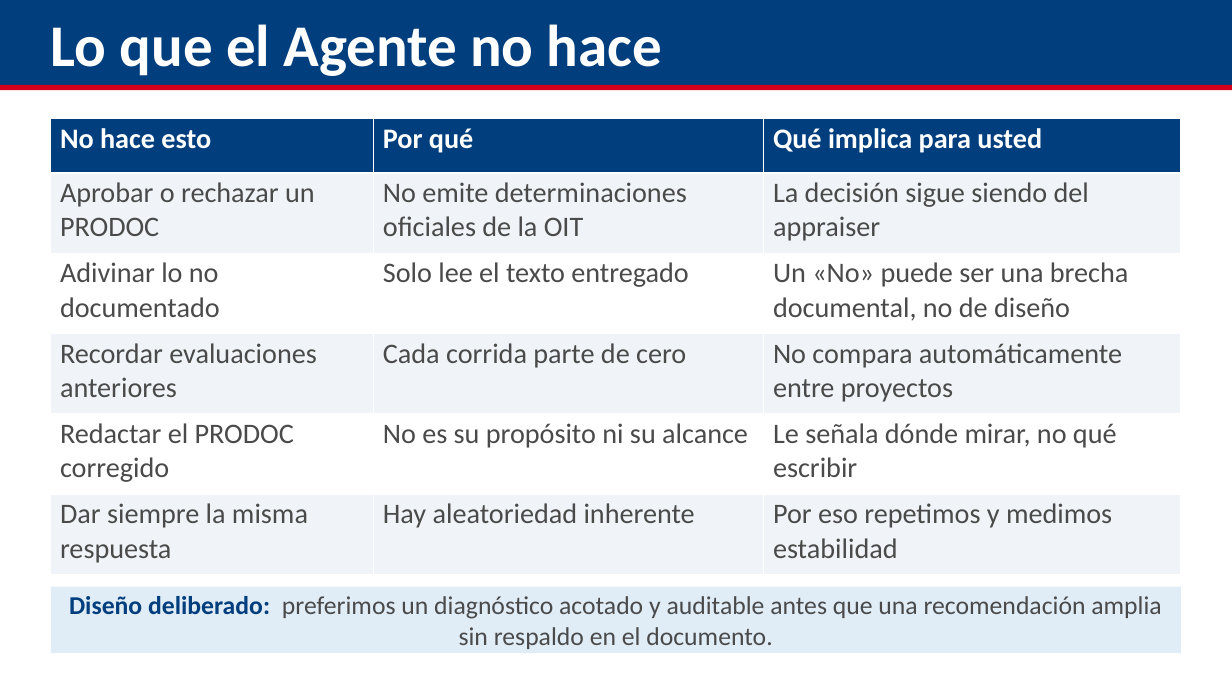
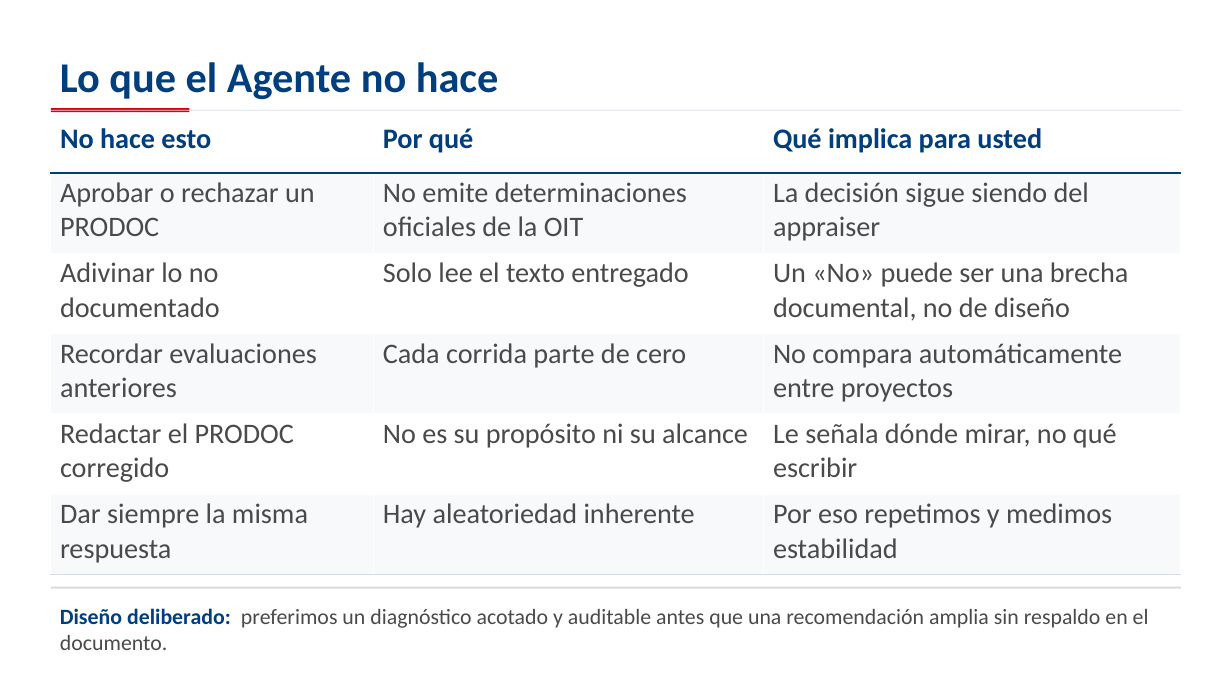
Before and after one commit to aevpsnow6-oss/deploy, a slide deck: slide 7 of presentation/capacitacion_appraisal/Capacitacion_Appraisal_GPT_Ahmed.pptx (slide 5 before the commit). Drawn at 1232x693 pixels with LibreOffice and Linux fonts; fonts in the diff are those of the drawing. Boxes give left, top, right and bottom in pixels: in the first picture for what was removed or moved away, otherwise in the second. Text is boxed around its words. In the diff, an @@ line names an element or a change of style, - is before the commit and + after.

```diff
--- a/presentation/capacitacion_appraisal/Capacitacion_Appraisal_GPT_Ahmed.pptx
+++ b/presentation/capacitacion_appraisal/Capacitacion_Appraisal_GPT_Ahmed.pptx
@@ rectangle removed at [0,0,1232,85] @@
@@ text "Lo que el Agente no ...": place and size @@
-text "Lo que el Agente no ..." at [51,24,662,76]
+text "Lo que el Agente no ..." at [60,62,499,99]
@@ text "Lo que el Agente no ..." at [60,62,499,99]: size 46 to 33 pt, text colour #FFFFFF to #003E7E @@
@@ table at [51,118,1180,575] @@
@@ fill #003E7E to #FFFFFF in row 1 @@
@@ fill #F0F4F8 to #F7F9FB in 9 cells @@
@@ text colour #FFFFFF to #003E7E in "No hace esto", "Por qué", "Qué implica para usted" @@
@@ borders changed @@
@@ rectangle: place and size @@
-rectangle at [0,85,1232,91]
+rectangle at [51,110,1181,111]
@@ rectangle at [51,110,1181,111]: fill #D6001C to #D6DCE3 @@
@@ rectangle added at [51,108,189,112], fill #D6001C @@
@@ text "Diseño deliberado: preferimos un diagnóstico ...": place and size @@
-text "Diseño deliberado: preferimos un diagnóstico ..." at [51,587,1181,653]
+text "Diseño deliberado: preferimos un diagnóstico ..." at [60,608,1149,650]
@@ text "Diseño deliberado: preferimos un diagnóstico ..." at [60,608,1149,650]: size 20 to 17 pt; alignment centre to left; vertical alignment middle to top; fill #E0ECF6 to none @@
@@ rectangle added at [51,587,1181,589], fill #D6DCE3 @@
```
Also in this commit, not shown: 26 other slides changed, 6 slides added, 8 other files.
